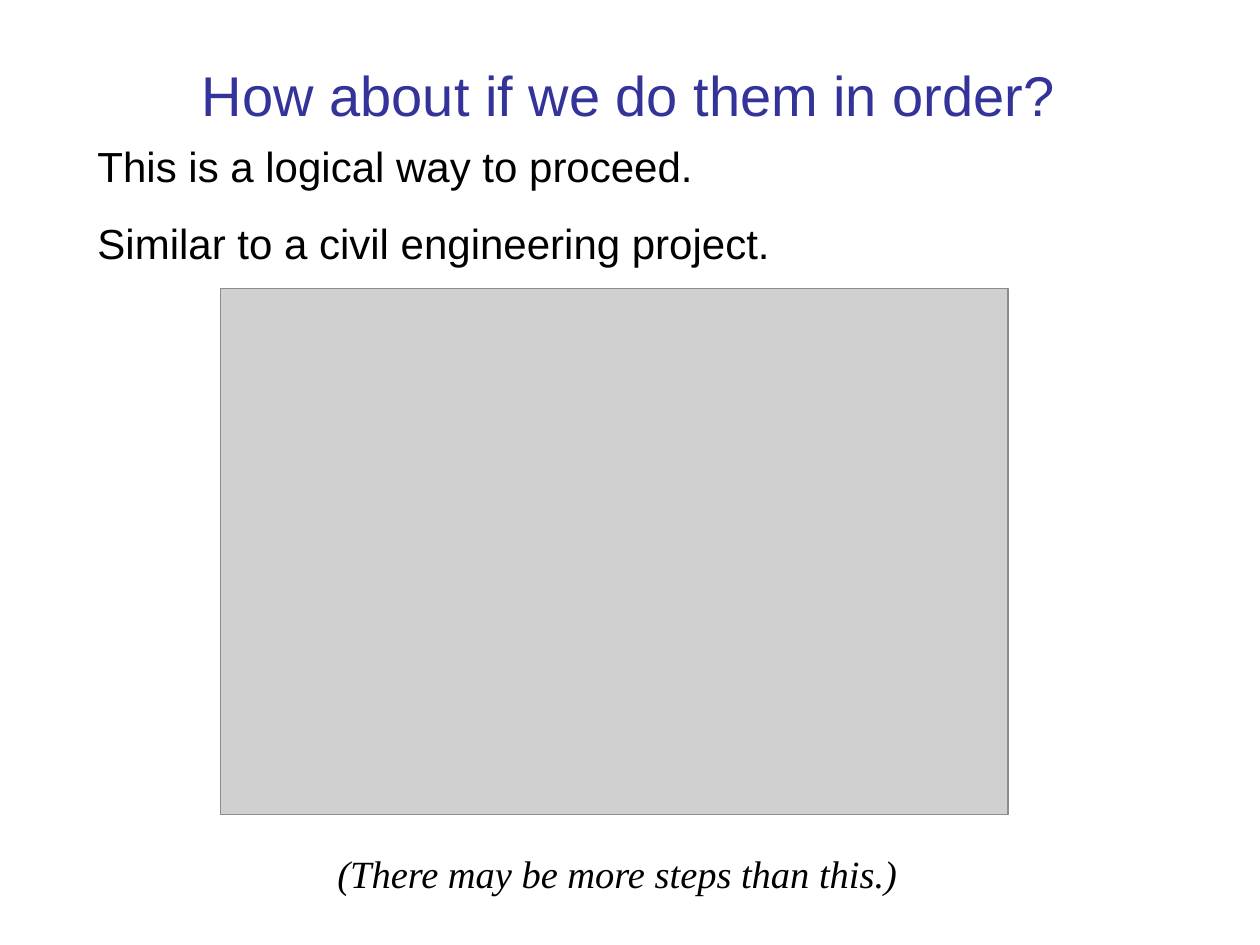
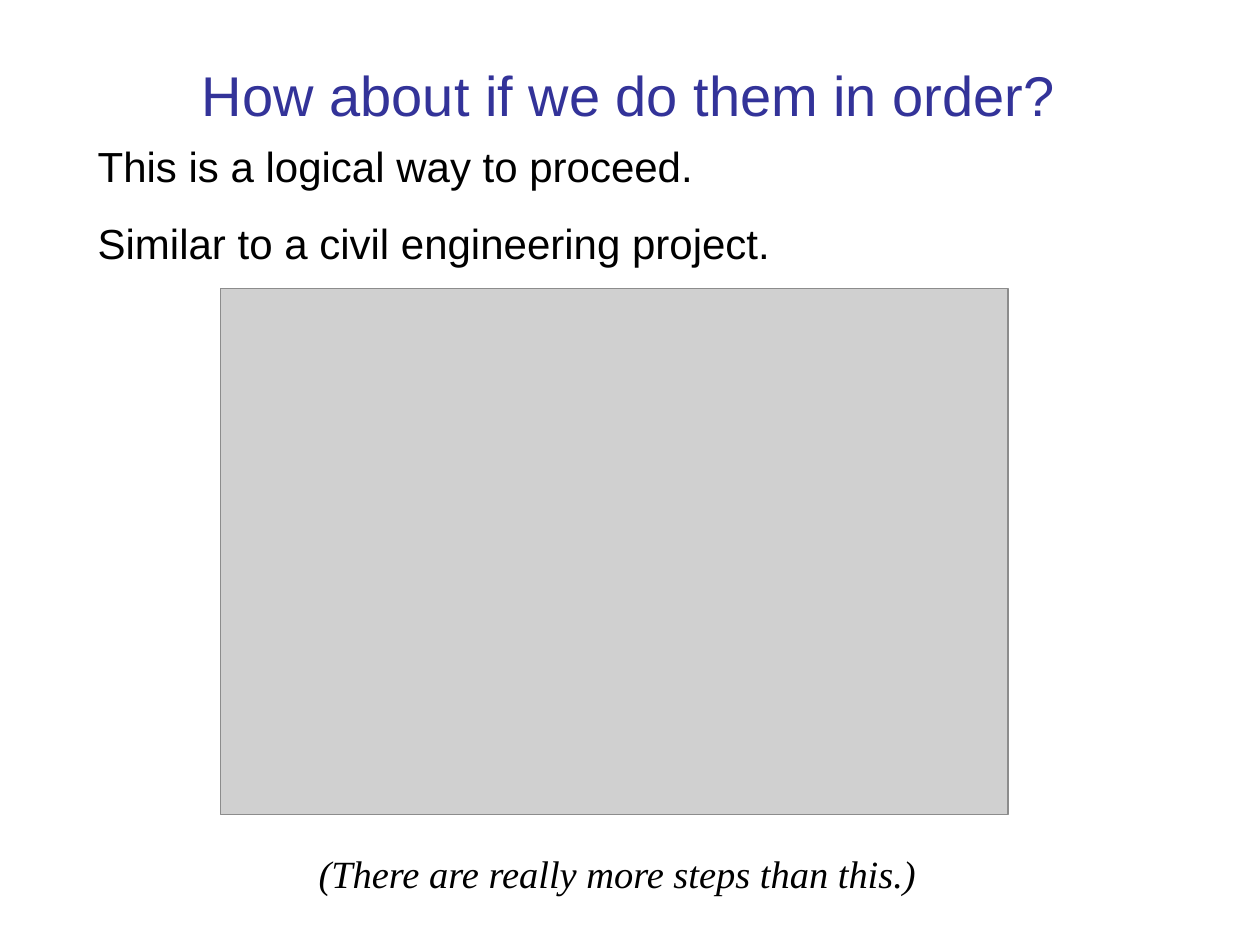
Before and after one commit to cpske/ISP, a slide deck: slide 6 of intro/Introduction-software-process.ppt. Drawn at 1260x945 pixels with LibreOffice and Linux fonts; fonts in the diff are those of the drawing; grey boxes stand for pictures. Boxes give left, top, right and bottom in pixels: in the first picture for what was removed or moved away, otherwise in the second. Text is boxed around its words. In the diff, an @@ line names an element or a change of style, - is before the commit and + after.

```diff
--- a/intro/Introduction-software-process.ppt
+++ b/intro/Introduction-software-process.ppt
@@ text at (319,861,916,896): text changed @@
-(There may be more steps than this.)
+(There are really more steps than this.)
```
Also in this commit, not shown: 20 other slides changed, 21 other files.
